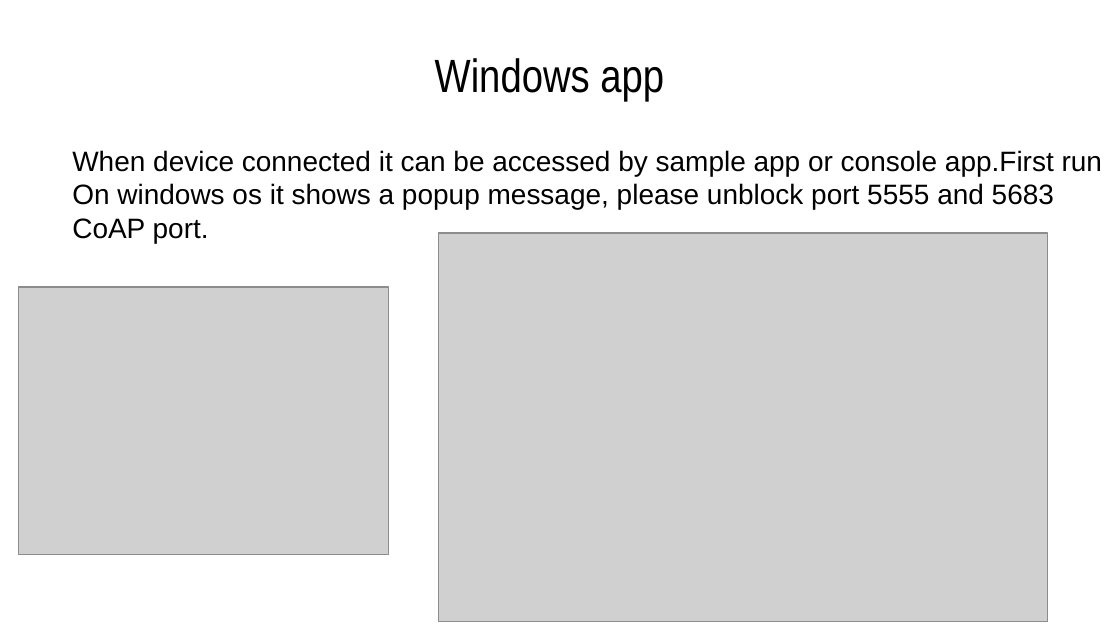
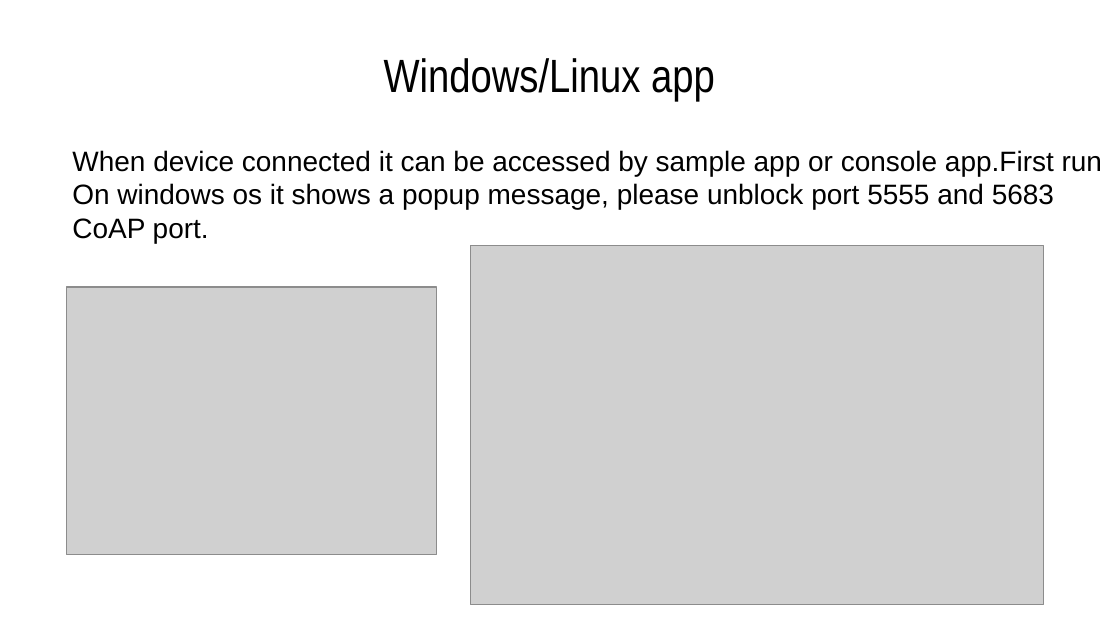
Before and after one commit to natashaiwscope/iot_hw, a slide deck: slide 13 of ppt/wireless.pptx. Drawn at 1120x630 pixels with LibreOffice and Linux fonts; fonts in the diff are those of the drawing; grey boxes stand for pictures. Boxes give left, top, right and bottom in pixels: in the first picture for what was removed or moved away, otherwise in the second. Text is boxed around its words. In the diff, an @@ line names an element or a change of style, - is before the commit and + after.

```diff
--- a/ppt/wireless.pptx
+++ b/ppt/wireless.pptx
@@ text at (384,58,715,102): text changed @@
-Windows app
+Windows/Linux app
@@ picture: place and size @@
-picture at (439,233,1048,622)
+picture at (470,245,1044,605)
@@ picture: place and size @@
-picture at (19,287,389,554)
+picture at (67,287,437,554)
```
Also in this commit, not shown: 1 other slide changed.
